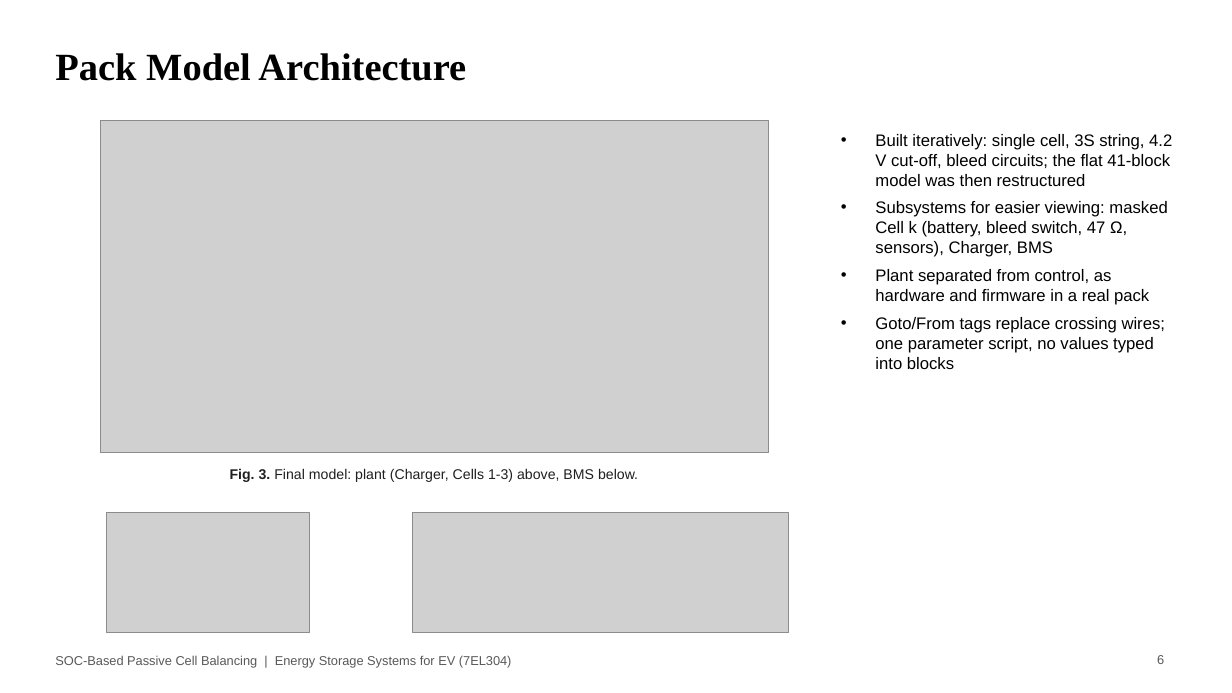
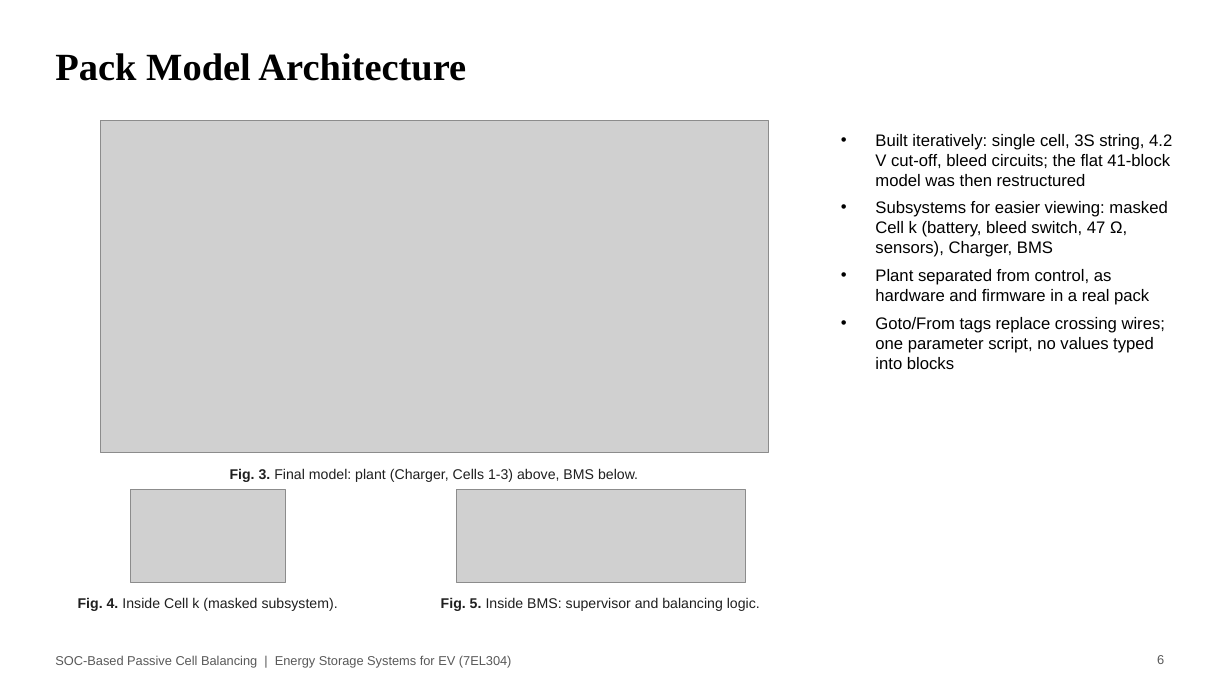
Before and after one commit to aralkaramogh/SOC_Based_Cell_Balancing, a slide deck: slide 6 of Claude outputs/SOC_Passive_Balancing_MC.pptx. Drawn at 1232x693 pixels with LibreOffice and Linux fonts; fonts in the diff are those of the drawing; grey boxes stand for pictures. Boxes give left, top, right and bottom in pixels: in the first picture for what was removed or moved away, otherwise in the second. Text is boxed around its words. In the diff, an @@ line names an element or a change of style, - is before the commit and + after.

```diff
--- a/Claude outputs/SOC_Passive_Balancing_MC.pptx
+++ b/Claude outputs/SOC_Passive_Balancing_MC.pptx
@@ picture: place and size @@
-picture at [107,513,310,633]
+picture at [130,490,286,582]
@@ picture: place and size @@
-picture at [413,513,788,633]
+picture at [457,490,746,582]
@@ text added at [78,597,338,611], 11 pt, text #1F1F1F @@
+Fig. 4. Inside Cell k (masked subsystem).
@@ text added at [441,597,760,611], 11 pt, text #1F1F1F @@
+Fig. 5. Inside BMS: supervisor and balancing logic.
```
Also in this commit, not shown: 5 other slides changed, 13 other files.
